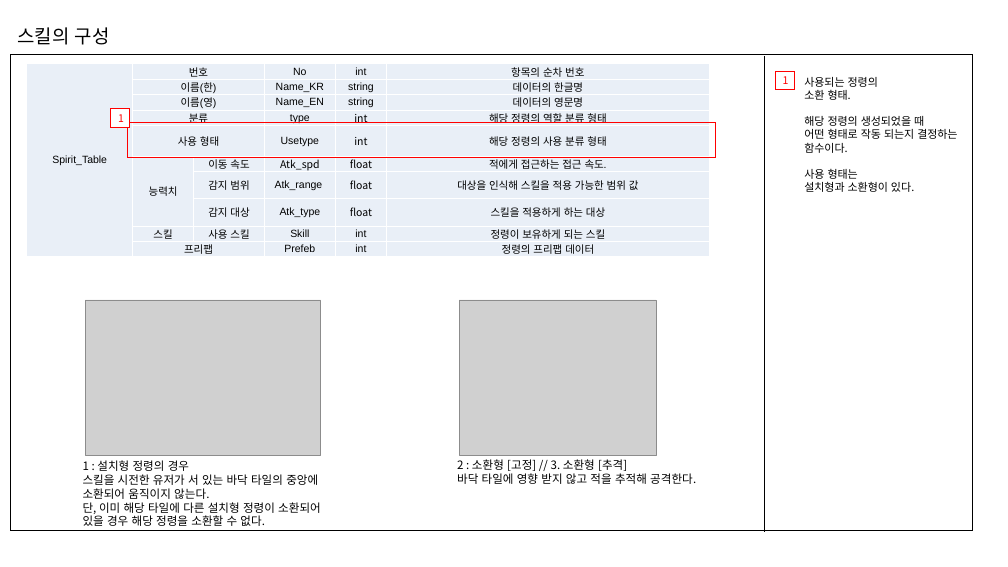
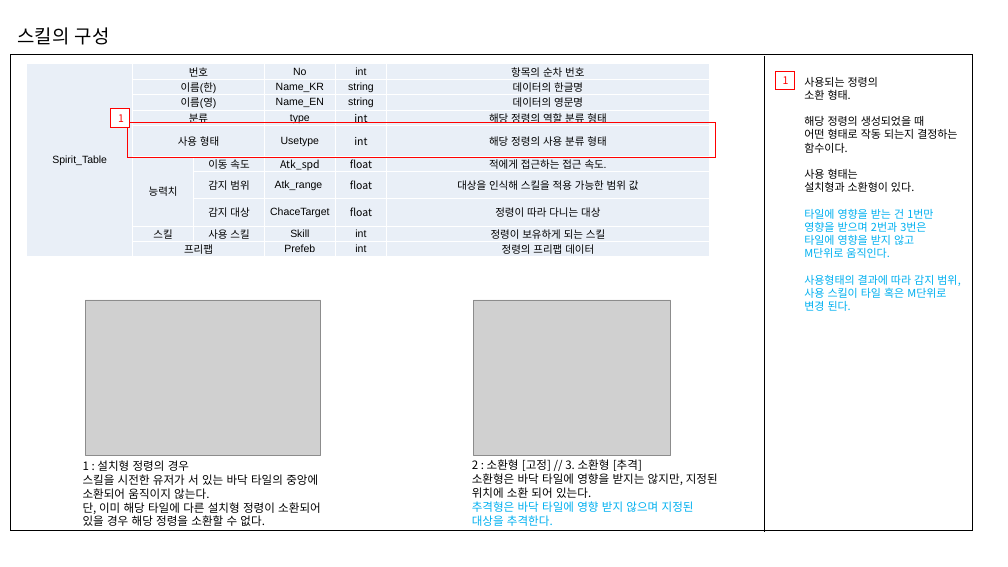
Before and after one commit to hamsoyeon/Yggdrasil, a slide deck: slide 4 of 기획자료/PYG_정령_데이터_김순찬_220329.pptx. Drawn at 1008x567 pixels with LibreOffice and Linux fonts; fonts in the diff are those of the drawing; grey boxes stand for pictures. Boxes give left, top, right and bottom in pixels: in the first picture for what was removed or moved away, otherwise in the second. Text is boxed around its words. In the diff, an @@ line names an element or a change of style, - is before the commit and + after.

Commit message:
정령 데이터 업로드
정령 시스템 데이터들 업로드 합니다.

```diff
--- a/기획자료/PYG_정령_데이터_김순찬_220329.pptx
+++ b/기획자료/PYG_정령_데이터_김순찬_220329.pptx
@@ table at (26, 64, 710, 258) @@
-row 8, column 4: Atk_type
+row 8, column 4: ChaceTarget
-row 8, column 6: 스킬을 적용하게 하는 대상
+row 8, column 6: 정령이 따라 다니는 대상
@@ text at (804, 209, 960, 311): paragraphs added @@
+타일에 영향을 받는 건 1번만 영향을 받으며 2번과 3번은
+타일에 영향을 받지 않고
+M단위로 움직인다.
+사용형태의 결과에 따라 감지 범위, 사용 스킬이 타일 혹은 M단위로 변경 된다.
@@ picture: place and size @@
-picture at (459, 300, 656, 455)
+picture at (474, 300, 671, 455)
@@ text "2 : 소환형 [고정] // ...": place and size @@
-text "2 : 소환형 [고정] // ..." at (457, 459, 696, 484)
+text "2 : 소환형 [고정] // ..." at (472, 459, 718, 526)
@@ text at (472, 473, 718, 526): text changed @@
-바닥 타일에 영향 받지 않고 적을 추적해 공격한다.
+소환형은 바닥 타일에 영향을 받지는 않지만, 지정된 위치에 소환 되어 있는다.
+추격형은 바닥 타일에 영향 받지 않으며 지정된
+대상을 추격한다.
```
Also in this commit, not shown: 4 other slides changed, 2 other files.
